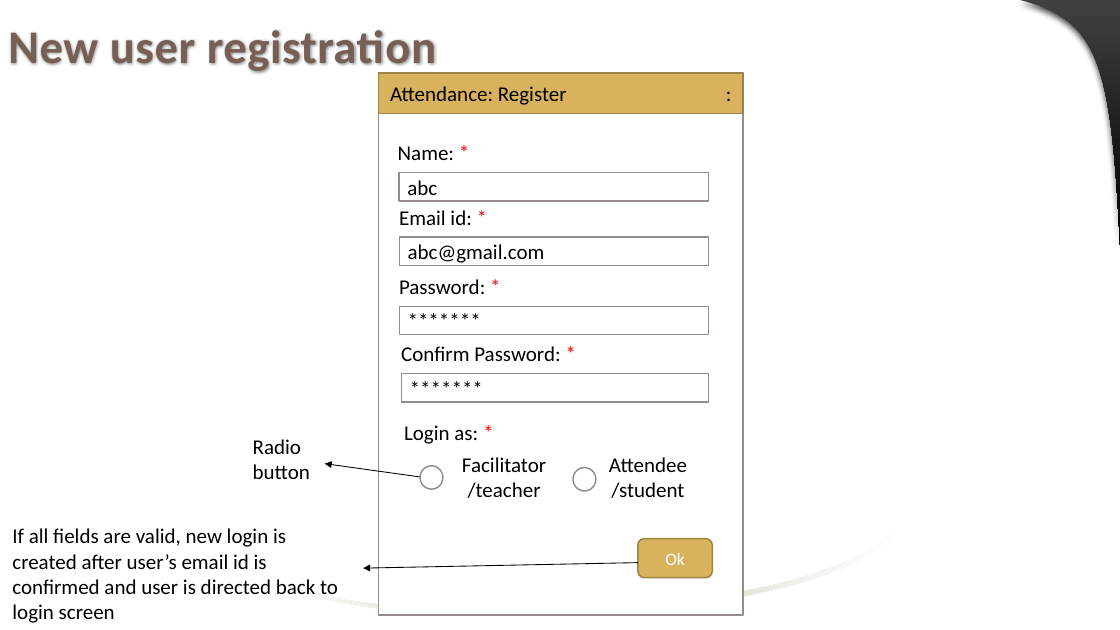
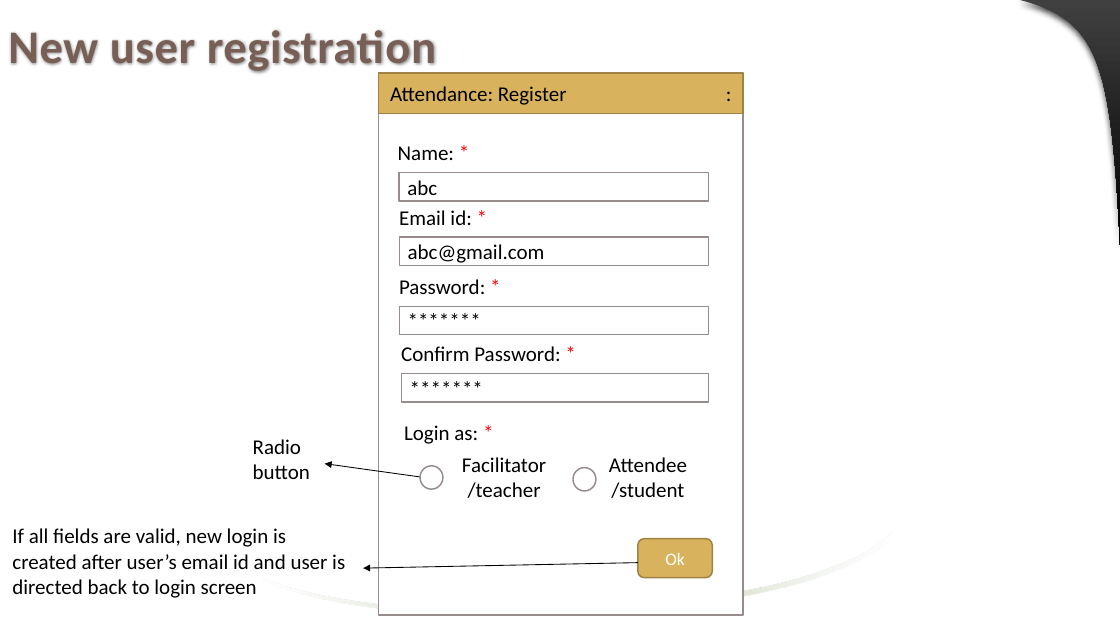
Before and after one commit to jaenudin86/Attendance, a slide deck: slide 5 of Attendance Wireframes.pptx (slide 4 before the commit). Drawn at 1120x630 pixels with LibreOffice and Linux fonts; fonts in the diff are those of the drawing. Boxes give left, top, right and bottom in pixels: in the first picture for what was removed or moved away, otherwise in the second. Text is boxed around its words. In the diff, an @@ line names an element or a change of style, - is before the commit and + after.

```diff
--- a/Attendance Wireframes.pptx
+++ b/Attendance Wireframes.pptx
@@ text at (12,528,345,598): text changed @@
-If all fields are valid, new login is created after user’s email id is confirmed and user is directed back to login screen
+If all fields are valid, new login is created after user’s email id and user is directed back to login screen
```
Also in this commit, not shown: 29 other slides changed, 15 slides added, 1 slide removed.
